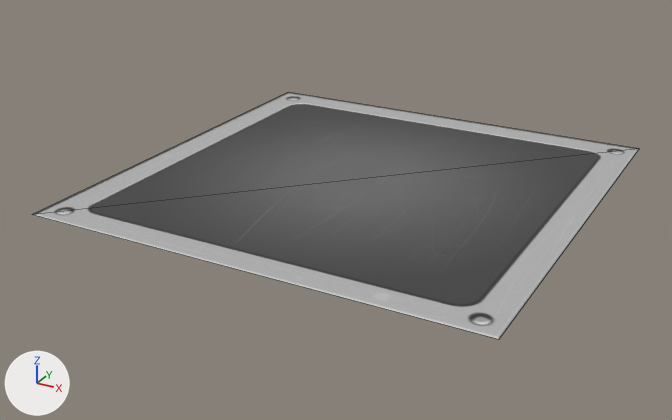
Two versions of the glTF model client/gameClient/assets/com.demensdeum.hitech.town.map.model.glb, one commit apart.
The view is the same before and after, from a 50 mm lens placed at (119.5, -233.6, 104.7), pointed at (-4.6, -7.8, -8.2). Arrows for +X, +Y and +Z are at lower left; the lights stay in place. Mesh edges are drawn as thin lines. Where no turn or scale is listed for an object, it has been applied to the vertices.

Names of what the first picture shows: 'Ground'.
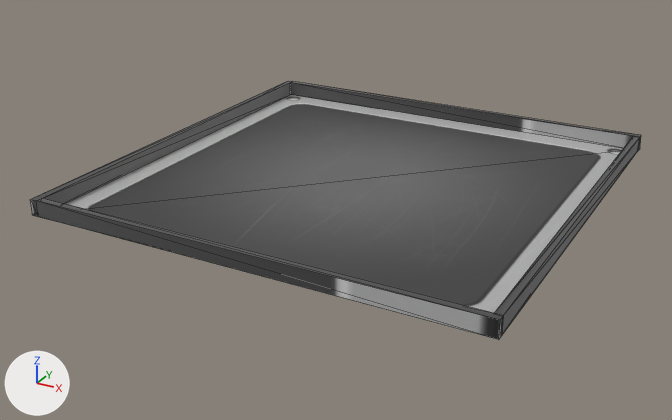
Commit message: More changes to main map

Diff of the bpy script that builds the scene:
```diff
--- a/client/gameClient/assets/com.demensdeum.hitech.town.map.model.glb.py
+++ b/client/gameClient/assets/com.demensdeum.hitech.town.map.model.glb.py
@@ mat_material_004 @@
+mat_material_004 = principled_material('Material.004')
+mat_material_004.texture = img_com_demensdeum_floor_metal_texture
@@ mat_material_003 @@
+mat_material_003 = principled_material('Material.003')
+mat_material_003.texture = img_com_demensdeum_floor_metal_texture
@@ mat_material_002 @@
+mat_material_002 = principled_material('Material.002')
+mat_material_002.texture = img_com_demensdeum_floor_metal_texture
@@ mat_material @@
+mat_material = principled_material('Material')
+mat_material.texture = img_com_demensdeum_floor_metal_texture
@@ me_cube_018 @@
+me_cube_018.from_pydata(...)  # a box spanning x -66.5..66.5, y -1.0..1.0, z -2.4..2.4
+me_cube_018.materials.append(mat_material_004)  # picture img_com_demensdeum_floor_metal_texture
@@ me_cube_017 @@
+me_cube_017.from_pydata(...)  # a box spanning x -66.5..66.5, y -1.0..1.0, z -2.4..2.4
+me_cube_017.materials.append(mat_material_003)  # picture img_com_demensdeum_floor_metal_texture
@@ me_cube_016 @@
+me_cube_016.from_pydata(...)  # a box spanning x -1.0..1.0, y -65.7..65.7, z -2.4..2.4
+me_cube_016.materials.append(mat_material_002)  # picture img_com_demensdeum_floor_metal_texture
@@ me_cube_015 @@
+me_cube_015.from_pydata(...)  # a box spanning x -1.0..1.0, y -67.6..67.6, z -2.4..2.4
+me_cube_015.materials.append(mat_material)  # picture img_com_demensdeum_floor_metal_texture
@@ ob_wall_003 @@
+ob_wall_003 = bpy.data.objects.new('Wall.003', me_cube_018)
+ob_wall_003.location = (1.2, -66.5, 2.3)
@@ ob_wall_002 @@
+ob_wall_002 = bpy.data.objects.new('Wall.002', me_cube_017)
+ob_wall_002.location = (1.2, 66.6, 2.3)
@@ ob_wall_001 @@
+ob_wall_001 = bpy.data.objects.new('Wall.001', me_cube_016)
+ob_wall_001.location = (66.5, 0.0, 2.3)
@@ ob_wall @@
+ob_wall = bpy.data.objects.new('Wall', me_cube_015)
+ob_wall.location = (-66.3, 0.0, 2.3)
```

Boxes (x1, y1, x2, y2) around the edits, measured in the pictures (672 x 420 px):
'Wall.003', added
    after: (36, 198, 504, 339)
'Wall.002', added
    after: (290, 81, 641, 150)
'Wall', added
    after: (30, 81, 293, 216)
'Wall.001', added
    after: (495, 136, 640, 334)
